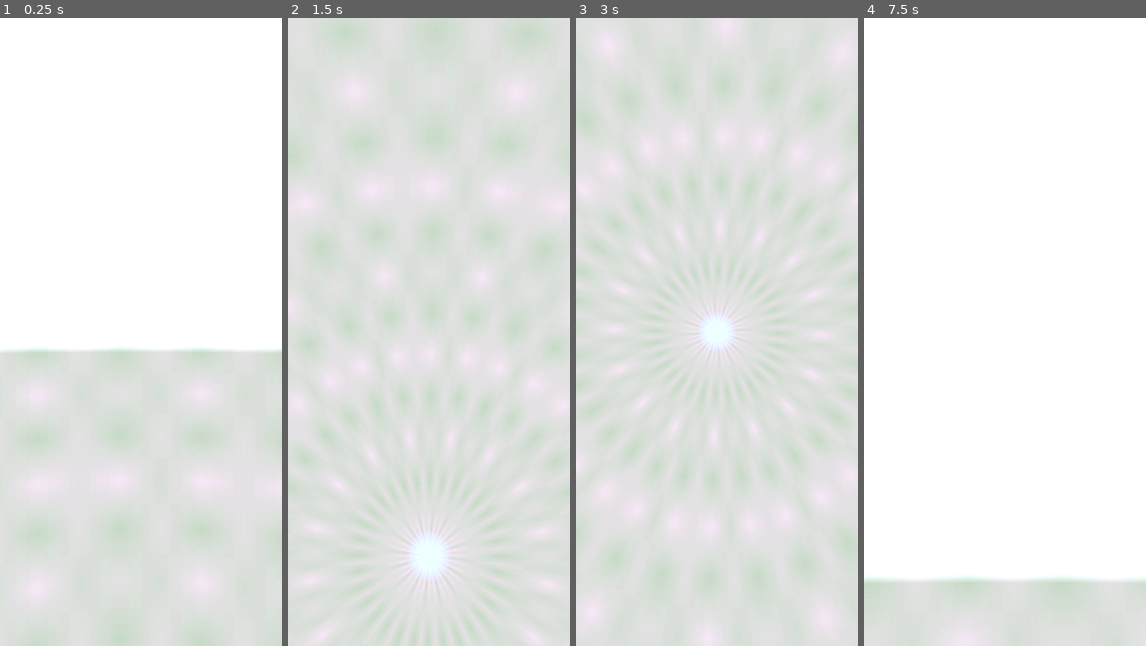
Above: before the commit, frames 1-4 (left to right).
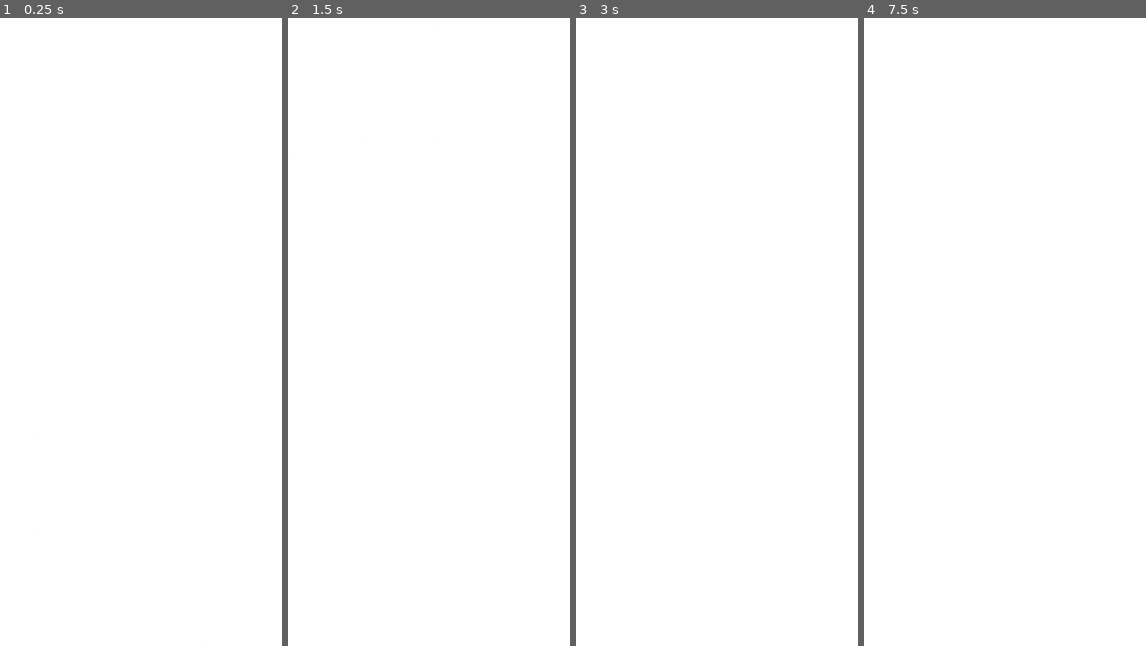
Above: after the commit, the same moments.

Repository: Capstone-Mystery-Machine/spotnik
Game: Godot game, scene res://scenes/worldspawn.tscn
Same seed, same stepped clock (60 frames per second), same inputs: the game is played once before the commit and once after it. A sky picture missing from this copy of the repository is replaced by a grey-blue gradient.
Inputs (mouse positions are in pixels of both pictures, inside the frame that each line leads up to):
- Up to frame 1 (0.25 s): no input
- Up to frame 2 (1.5 s): tap Enter at 0.5 s; move the mouse to (491, 300) at 0.52 s; press the mouse at (491, 300) at 0.53 s; tap Space at 1.25 s; move the mouse to (414, 332) at 1.27 s; release the mouse at (414, 332) at 1.28 s; tap I at 1.35 s
- Up to frame 3 (3 s): tap Enter at 2 s; move the mouse to (745, 193) at 2.02 s; press the mouse at (745, 193) at 2.03 s; tap Space at 2.75 s; move the mouse to (714, 344) at 2.77 s; release the mouse at (714, 344) at 2.78 s; tap I at 2.85 s
- Up to frame 4 (7.5 s): tap Enter at 3.5 s; move the mouse to (1089, 426) at 3.52 s; press the mouse at (1089, 426) at 3.53 s; tap Space at 4.25 s; move the mouse to (982, 325) at 4.27 s; release the mouse at (982, 325) at 4.28 s; tap I at 4.35, 5.85, 7.35 s; move the mouse to (1019, 332) at 5.02 s; press the mouse at (1019, 332) at 5.03 s; move the mouse to (993, 319) at 5.77 s; release the mouse at (993, 319) at 5.78 s; move the mouse to (1067, 300) at 6.52 s; press the mouse at (1067, 300) at 6.53 s; move the mouse to (990, 332) at 7.27 s; release the mouse at (990, 332) at 7.28 s

The runs differ from the first frame. In frame 1, 46% of the frame differs, in the area x 0-100%, y 52-100%; in frame 2, 97%; in frame 3, 97%, in the area x 0-100%, y 0-100%; in frame 4, 10%.

Commit message:
feat: stars and nebulae have subtle glows

Diff:
--- a/scenes/skybox.gd
+++ b/scenes/skybox.gd
@@ -111,7 +111,11 @@
 		material = base_material.duplicate()
 		mesh_instance.set_surface_override_material(0, material)
 
-	material.albedo_texture = texture_2d
+	if mesh_instance == _void_layer_mesh:
+		material.albedo_texture = texture_2d
+		return
+
+	material.emission_texture = texture_2d
 
 
 # Updates the nebulae mesh layer's texture settings based on the exported variable.
--- a/scenes/skybox.tscn
+++ b/scenes/skybox.tscn
@@ -1,6 +1,14 @@
-[gd_scene load_steps=8 format=3 uid="uid://vugrltu8ff0i"]
+[gd_scene load_steps=9 format=3 uid="uid://vugrltu8ff0i"]
 
 [ext_resource type="Script" uid="uid://dwe7gnr6j5yrh" path="res://scenes/skybox.gd" id="1_wkasw"]
+
+[sub_resource type="Environment" id="Environment_tpkrh"]
+glow_enabled = true
+glow_intensity = 0.6
+glow_bloom = 0.1
+glow_hdr_threshold = 0.75
+glow_hdr_scale = 1.0
+glow_hdr_luminance_cap = 1.0
 
 [sub_resource type="StandardMaterial3D" id="StandardMaterial3D_tpkrh"]
 shading_mode = 0
@@ -12,7 +20,9 @@
 [sub_resource type="StandardMaterial3D" id="StandardMaterial3D_wkasw"]
 transparency = 1
 blend_mode = 1
-shading_mode = 0
+albedo_color = Color(0, 0, 0, 1)
+emission_enabled = true
+emission_energy_multiplier = 1.75
 
 [sub_resource type="SphereMesh" id="SphereMesh_wkasw"]
 material = SubResource("StandardMaterial3D_wkasw")
@@ -21,7 +31,9 @@
 [sub_resource type="StandardMaterial3D" id="StandardMaterial3D_8u7e8"]
 transparency = 1
 blend_mode = 1
-shading_mode = 0
+albedo_color = Color(0, 0, 0, 1)
+emission_enabled = true
+emission_energy_multiplier = 0.8
 
 [sub_resource type="SphereMesh" id="SphereMesh_8u7e8"]
 material = SubResource("StandardMaterial3D_8u7e8")
@@ -29,6 +41,9 @@
 
 [node name="Skybox" type="Node3D"]
 script = ExtResource("1_wkasw")
+
+[node name="WorldEnvironment" type="WorldEnvironment" parent="."]
+environment = SubResource("Environment_tpkrh")
 
 [node name="VoidLayerMesh" type="MeshInstance3D" parent="."]
 mesh = SubResource("SphereMesh_tpkrh")
